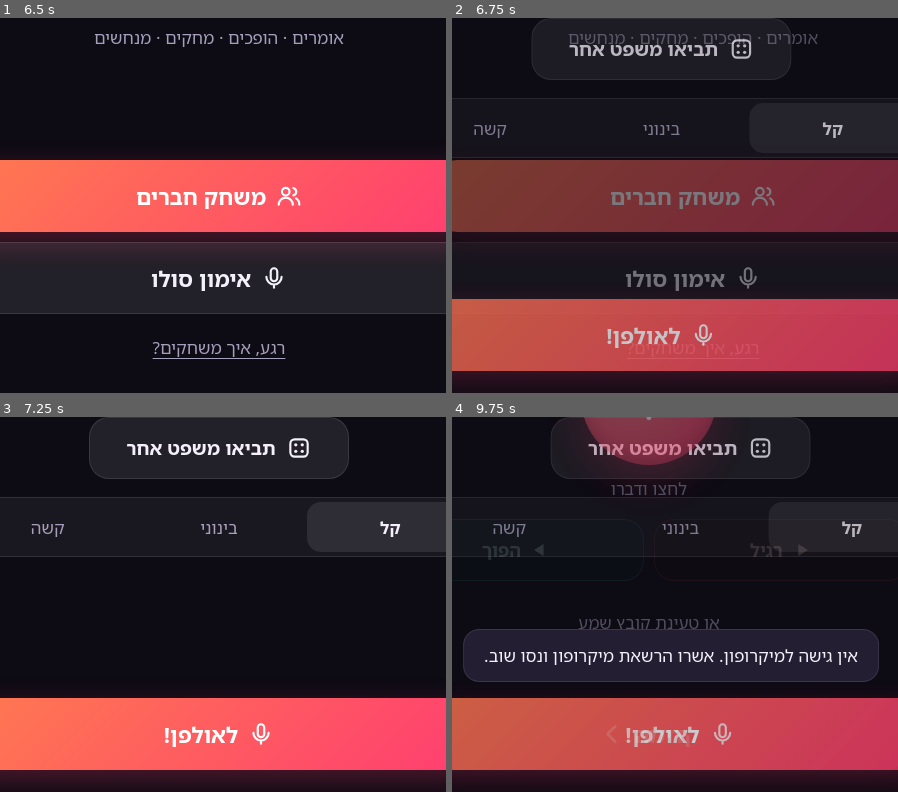
Above: before the commit, frames 1-4 (two rows, left to right).
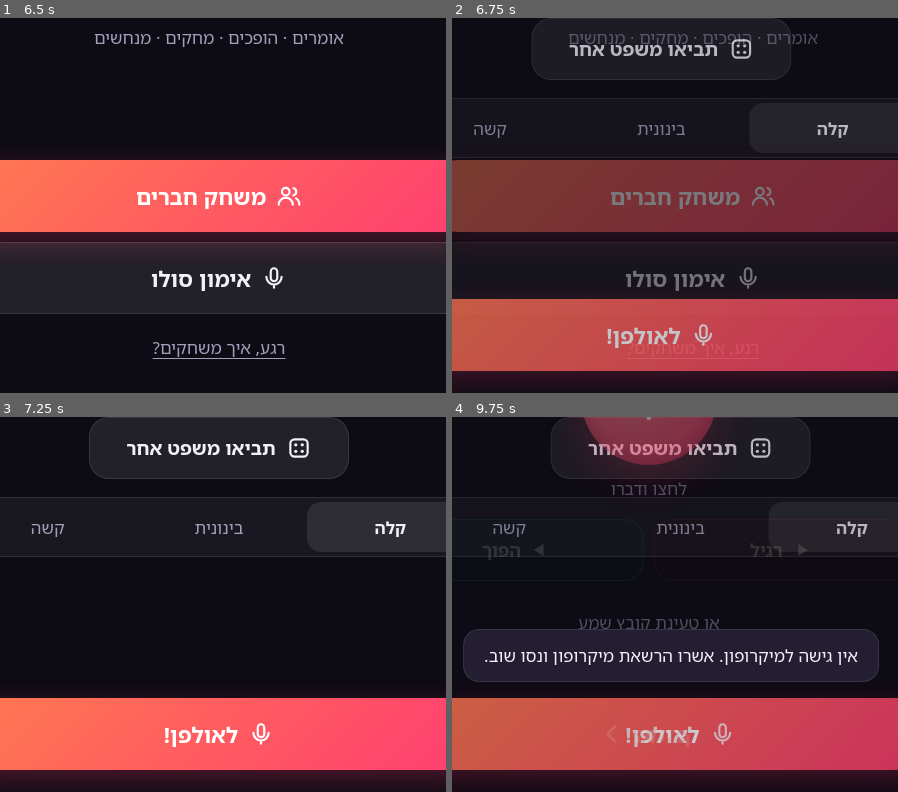
Above: after the commit, the same moments.

Repository: havivon/reverse-audio-game
Game: browser game, page web/index.html
The game is run twice, just before and just after one commit, with the same random seed, the same clock (stepped at 60 frames per second) and the same inputs.
Inputs (mouse positions are % of the whole screen's width and height, from its top left):
- Up to frame 1 (6.5 s): click (83, 10) at 0.27 s; click (83, 12) at 1.07 s; click "משחק חברים" at 1.27 s; click (76, 8) at 1.67 s; click "+" at 1.87 s; click (90, 7) at 2.27 s; click "צרפו" at 2.47 s; click (88, 14) at 2.87 s; click "−" at 3.07 s; click (75, 15) at 3.47 s; click (40, 27) at 3.67 s; type "6" at 3.67 s; tap Enter at 3.7 s; click (83, 6) at 4.07 s; click "+" at 4.27 s; click (93, 11) at 4.67 s; click "צרפו" at 4.87 s; click (73, 10) at 5.27 s; click "חזרה" at 5.47 s; click (80, 17) at 5.87 s; click "רגע, איך משחקים?" at 6.07 s; click (87, 3) at 6.47 s
- Up to frame 2 (6.75 s): click "אימון סולו" at 6.67 s
- Up to frame 3 (7.25 s): click (83, 12) at 7.07 s
- Up to frame 4 (9.75 s): click "קל" (after the commit: "קלה") at 7.27 s; click (76, 8) at 7.67 s; click "לאולפן!" at 7.87 s; click (90, 7) at 8.27 s; click "הקלטה" at 8.47 s; click (88, 14) at 8.87 s; click "הקלטה" at 9.07 s; click (75, 15) at 9.47 s; click "חזרה" at 9.67 s
The pictures show only the part of the screen within x 8-58%, y 50-100%; the shares and areas given below are measured in that part.

Frame 1 is identical in both runs. In frame 2, 0.3% of the frame differs, in the area x 41-89%, y 27-32%; in frame 3, 0.3%, in the area x 43-92%, y 27-32%; in frame 4, 0.3%.

Commit message:
Auto-play on the imitation screen, stacked round/level/points (2.3)
The reversed recording plays when the imitation screen opens, with a
replay button beside the mic in place of the big listen button. Round,
level and points sit on separate lines, level names agree with the
feminine noun, and the party listen screen is titled for guessing.

Co-Authored-By: Claude Opus 5.5 <noreply@anthropic.com>
Claude-Session: https://claude.ai/code/session_014tH18ypoXhNeT6TV5LynfV

Diff:
--- a/web/index.html
+++ b/web/index.html
@@ -151,7 +151,19 @@
 .lvl[data-l=medium]{color:#ffeab3;background:rgba(255,209,102,.13);border-color:rgba(255,209,102,.45)}
 .lvl[data-l=hard]{color:#ffd3c7;background:rgba(255,107,74,.14);border-color:rgba(255,107,74,.5)}
 .lvl:empty{display:none}
-.chips{display:flex;gap:8px;flex-wrap:wrap;justify-content:center}
+.meta{display:flex;flex-direction:column;align-items:center;gap:8px}
+.meta:empty{display:none}
+.m-round{font-size:17px;font-weight:600;color:var(--muted)}
+.m-pts{font-size:17px;font-weight:700;color:var(--gold)}
+.rec-row{display:flex;align-items:center;justify-content:center;gap:20px}
+.side{display:flex;flex-direction:column;align-items:center;gap:8px;width:86px;font-size:15px;color:var(--muted);text-align:center}
+.roundbtn{width:74px;height:74px;border-radius:50%;display:grid;place-items:center;border:1px solid var(--line);background:var(--surface2);transition:transform .12s}
+.roundbtn:active{transform:scale(.94)}
+.roundbtn svg{width:30px;height:30px}
+.roundbtn.rev{background:rgba(51,225,212,.14);border-color:rgba(51,225,212,.5);color:#c8fbf6}
+.roundbtn.mine{background:rgba(181,140,255,.14);border-color:rgba(181,140,255,.5);color:#e4d6ff}
+.roundbtn:disabled{opacity:.3;pointer-events:none}
+.roundbtn.playing{box-shadow:0 0 0 3px currentColor inset}
 
 /* ---------- board ---------- */
 .board{list-style:none;margin:0;padding:0;display:grid;gap:10px;width:100%}
@@ -254,7 +266,7 @@
   <section class="screen hidden" id="handoff">
     <header class="bar"><button class="icon-btn" data-back aria-label="יציאה מהמשחק"><svg><use href="#i-x"/></svg></button><h2></h2><span class="pill" data-turn></span></header>
     <div class="body center">
-      <div class="chips" id="hoChips"><span class="lvl" id="hoRound" data-l=""></span></div>
+      <div class="meta" id="hoMeta"></div>
       <p class="eyebrow">הטלפון עובר אל</p>
       <h1 class="big-name" id="hoName"></h1>
       <p class="lead" id="hoText"></p>
@@ -266,7 +278,7 @@
   <section class="screen hidden" id="speak">
     <header class="bar"><button class="icon-btn" data-back aria-label="יציאה מהמשחק"><svg><use href="#i-x"/></svg></button><h2>המשפט הסודי</h2><span class="pill" data-turn></span></header>
     <div class="body center">
-      <span class="lvl" id="speakLvl" data-l=""></span>
+      <div class="meta" id="speakMeta"></div>
       <p class="eyebrow">אמרו בקול:</p>
       <div class="phrase-card pop"><p id="speakPhrase"></p></div>
       <div class="count" id="speakCount"><span id="speakNum"></span></div>
@@ -283,11 +295,11 @@
   <section class="screen hidden" id="secret">
     <header class="bar"><button class="icon-btn" data-back aria-label="חזרה"><svg><use href="#i-back"/></svg></button><h2 id="secretTitle">המשפט הסודי</h2><span class="pill" data-turn></span></header>
     <div class="body center">
-      <span class="lvl" id="secretLvl" data-l=""></span>
+      <div class="meta" id="secretMeta"></div>
       <p class="eyebrow" id="secretLead">אמרו את המשפט הזה בקול:</p>
       <div class="phrase-card"><p id="phrase"></p></div>
       <button class="btn" id="dice" style="max-width:260px"><svg><use href="#i-dice"/></svg>תביאו משפט אחר</button>
-      <div class="seg full hidden" id="soloLevels"><button data-lv="easy">קל</button><button data-lv="medium">בינוני</button><button data-lv="hard">קשה</button></div>
+      <div class="seg full hidden" id="soloLevels"><button data-lv="easy">קלה</button><button data-lv="medium">בינונית</button><button data-lv="hard">קשה</button></div>
       <p class="hint c" id="secretHint">🙈 שאר השחקנים לא מציצים!</p>
     </div>
     <div class="foot"><button class="btn xl primary" id="toRecord"><svg><use href="#i-mic"/></svg>לאולפן!</button></div>
@@ -316,14 +328,16 @@
   <section class="screen hidden" id="imitate">
     <header class="bar"><button class="icon-btn" data-back aria-label="חזרה"><svg><use href="#i-back"/></svg></button><h2>חקו את ההפוך</h2><span class="pill" data-turn></span></header>
     <div class="body center">
-      <button class="btn xl rev" data-play="origRev" data-cv="wi"><svg><use href="#i-rev"/></svg>תנו לשמוע את הג׳יבריש</button>
+      <div class="wave" id="wv-wi"><canvas id="wi"></canvas><div class="empty"></div></div>
       <div class="seg full" id="speedSeg"><button data-speed="1">רגיל</button><button data-speed="0.8">רגוע</button><button data-speed="0.6">צב 🐢</button></div>
-      <div class="wave" id="wv-wi"><canvas id="wi"></canvas><div class="empty"></div></div>
       <div class="rec-wrap">
-        <button class="recbtn" data-rec="imit" aria-label="הקלטת חיקוי"><svg><use href="#i-mic"/></svg></button>
+        <div class="rec-row">
+          <div class="side"><button class="roundbtn rev" data-play="origRev" data-cv="wi" aria-label="השמעה חוזרת של ההקלטה ההפוכה"><svg><use href="#i-rev"/></svg></button><span>השמעה חוזרת</span></div>
+          <button class="recbtn" data-rec="imit" aria-label="הקלטת חיקוי"><svg><use href="#i-mic"/></svg></button>
+          <div class="side"><button class="roundbtn mine" data-play="imit" data-cv="wi" aria-label="השמעת החיקוי שלי"><svg><use href="#i-play"/></svg></button><span>איך יצא לי?</span></div>
+        </div>
         <div class="rec-label" id="lbl-imit"></div>
       </div>
-      <button class="btn" data-play="imit" data-cv="wi"><svg><use href="#i-play"/></svg>איך יצא לי?</button>
     </div>
     <div class="foot"><button class="btn xl gold" id="flip"><svg><use href="#i-flip"/></svg>הפוך על הפוך!</button></div>
   </section>
@@ -357,7 +371,7 @@
   <section class="screen hidden" id="reveal">
     <header class="bar"><button class="icon-btn" data-back aria-label="יציאה מהמשחק"><svg><use href="#i-x"/></svg></button><h2>חשיפת הסוד</h2><span class="pill" data-turn></span></header>
     <div class="body center">
-      <span class="lvl" id="revLvl" data-l=""></span>
+      <div class="meta" id="revMeta"></div>
       <p class="eyebrow">המשפט הסודי היה:</p>
       <div class="phrase-card pop"><p id="resPhrase"></p></div>
       <p class="lead" id="revLead"></p>
@@ -443,7 +457,7 @@
   hard: ['הכלב של השכנים נובח כל הלילה','אני רוצה עוד חתיכה של עוגה','הפיל הכחול אכל בננה צהובה','מי שם את המפתחות במקר …(818 unchanged characters)…
 };
 const LEVELS = ['easy', 'medium', 'hard'];
-const LEVEL_NAME = { easy: 'קל', medium: 'בינוני', hard: 'קשה' };
+const LEVEL_NAME = { easy: 'קלה', medium: 'בינונית', hard: 'קשה' };
 const LEVEL_POINTS = { easy: 10, medium: 20, hard: 30 };
 
 let actx = null;
@@ -849,6 +863,7 @@
   current = id;
   to.querySelector('.body').scrollTop = 0;
   render();
+  if (id === 'imitate' && !bufs.imit) setTimeout(() => { if (current === 'imitate' && !rec && !playing && bufs.origRev) play('origRev', 'wi'); }, 420);
 }
 function openModal(id) { $('#' + id).classList.remove('hidden'); }
 function closeModals() { $$('.modal').forEach(m => m.classList.add('hidden')); }
@@ -907,8 +922,7 @@
 function renderSpeak() {
   const st = speakState, box = $('#speakCount'), num = $('#speakNum'), lab = $('#speakLabel');
   $('#speakPhrase').textContent = phrase;
-  $('#speakLvl').dataset.l = turnLevel;
-  $('#speakLvl').textContent = `רמה ${LEVEL_NAME[turnLevel]} · ${LEVEL_POINTS[turnLevel]} נק׳ לניחוש`;
+  fillMeta($('#speakMeta'), false);
   box.classList.toggle('rec', st === 'rec');
   lab.classList.toggle('rec', st === 'rec');
   if (st === 'count') {
@@ -941,6 +955,15 @@
   usedPhrases.add(phrase);
 }
 const roundOf = t => Math.floor(t / Math.max(1, players.length));
+// Round, level and points on separate lines (party only).
+function fillMeta(el, showRound) {
+  el.textContent = '';
+  if (mode !== 'party') return;
+  const add = (cls, text) => { const sp = document.createElement('span'); sp.className = cls; sp.textContent = text; el.appendChild(sp); return sp; };
+  if (showRound) add('m-round', `סבב ${roundOf(turnNo) + 1} מתוך ${rounds}`);
+  add('lvl', `רמה ${LEVEL_NAME[turnLevel]}`).dataset.l = turnLevel;
+  add('m-pts', `${LEVEL_POINTS[turnLevel]} נקודות לניחוש נכון`);
+}
 function resetRound() {
   compareToken++; comparing = false; stopPlay(true);
   bufs.orig = bufs.origRev = bufs.imit = bufs.result = null;
@@ -1041,8 +1064,7 @@
   const who = handoffStage === 'speaker' ? speakerIdx : guesserIdx;
   if (party && players[who]) {
     $('#hoName').textContent = players[who].name;
-    $('#hoRound').dataset.l = turnLevel;
-    $('#hoRound').textContent = `סבב ${roundOf(turnNo) + 1} מתוך ${rounds} · רמה ${LEVEL_NAME[turnLevel]} · ${LEVEL_POINTS[turnLevel]} נק׳`;
+    fillMeta($('#hoMeta'), true);
     $('#hoText').textContent = handoffStage === 'speaker'
       ? 'תורך להקליט משפט סודי. אחרי הלחיצה יופיע המשפט, ותוך 5 שניות ההקלטה מתחילה. כל השאר: לא להציץ!'
       : `יש הקלטה סודית מ${players[speakerIdx].name}. תורך להקשיב לה הפוך, לחקות אותה ולנחש מה נאמר.`;
@@ -1052,8 +1074,7 @@
   $('#phrase').textContent = phrase;
   $('#secretTitle').textContent = party ? 'המשפט הסודי' : 'המשפט לאתגר';
   $('#secretHint').classList.toggle('hidden', !party);
-  $('#secretLvl').dataset.l = party ? turnLevel : level;
-  $('#secretLvl').textContent = party ? `רמה ${LEVEL_NAME[turnLevel]} · ${LEVEL_POINTS[turnLevel]} נק׳ לניחוש` : '';
+  fillMeta($('#secretMeta'), false);
   $('#soloLevels').classList.toggle('hidden', party);
 
   // record
@@ -1079,8 +1100,8 @@
   $('#soloFoot').classList.toggle('hidden', party);
   $('#partyFoot').classList.toggle('hidden', !party);
   $('#resPhrase').textContent = phrase;
-  $('#revLvl').dataset.l = turnLevel;
-  $('#revLvl').textContent = `רמה ${LEVEL_NAME[turnLevel]} · ${LEVEL_POINTS[turnLevel]} נק׳`;
+  fillMeta($('#revMeta'), false);
+  $('#resTitle').textContent = party ? 'מנחשים' : 'הרגע של האמת';
   $('#gotIt').disabled = $('#missed').disabled = judged;
   $('#gotItTxt').textContent = `בול! \u2066+${LEVEL_POINTS[turnLevel]}\u2069`;
   $$('[data-act=compare]').forEach(b => { b.disabled = !bufs.result || !!rec; b.classList.toggle('playing', comparing); });
Not shown, changed: build-apk.sh
Not shown, changed: dist/achoranit.apk
Not shown, changed: dist/achoranit.apk.idsig
